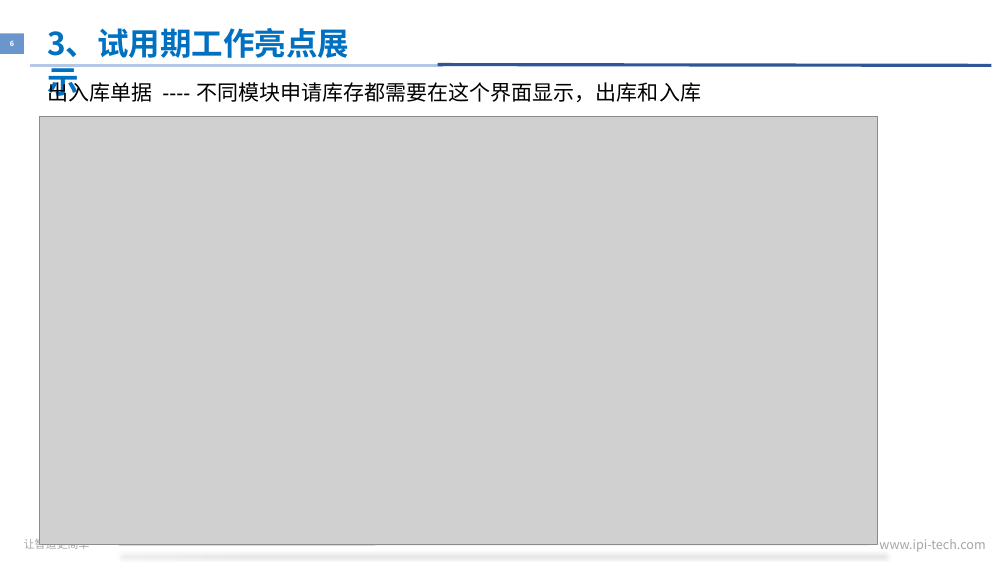
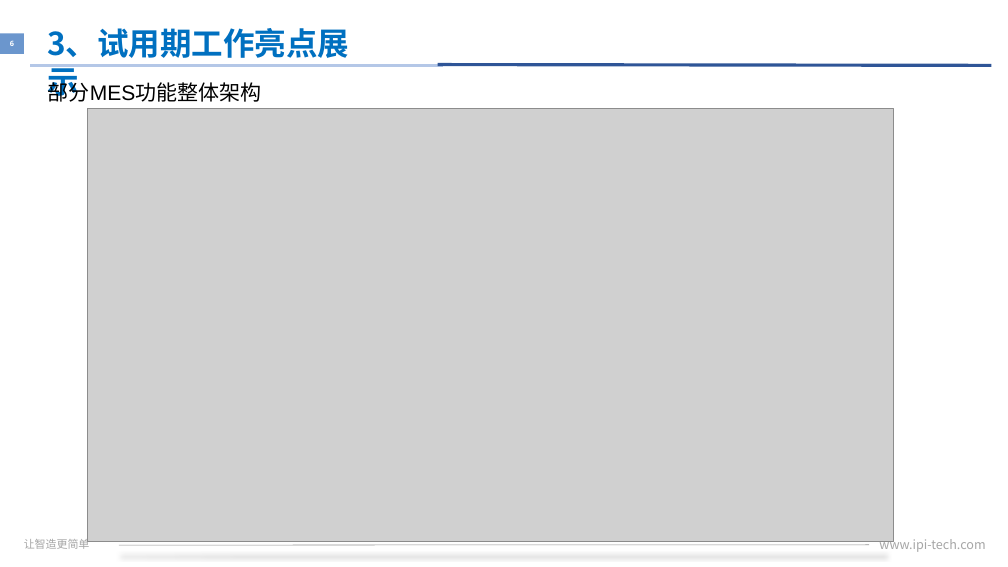
Before and after one commit to xiaozixiang/DocMent, a slide deck: slide 6 of IPI-HR-30-07A转正述职报告.pptx. Drawn at 1008x567 pixels with LibreOffice and Linux fonts; fonts in the diff are those of the drawing; grey boxes stand for pictures; background and template pictures are left out. Boxes give left, top, right and bottom in pixels: in the first picture for what was removed or moved away, otherwise in the second. Text is boxed around its words. In the diff, an @@ line names an element or a change of style, - is before the commit and + after.

```diff
--- a/IPI-HR-30-07A转正述职报告.pptx
+++ b/IPI-HR-30-07A转正述职报告.pptx
@@ text at (48, 79, 262, 102): text changed @@
-出入库单据 ---- 不同模块申请库存都需要在这个界面显示，出库和入库
+部分MES功能整体架构
@@ picture: place and size @@
-picture at (39, 116, 877, 544)
+picture at (88, 109, 894, 542)
```
Also in this commit, not shown: 15 other slides changed.
